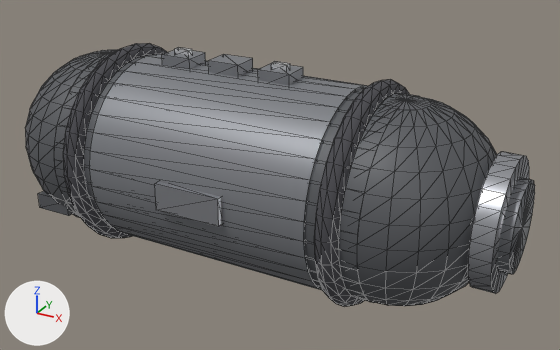
An edit to the glTF model public/models/bluetooth-speaker.glb, drawn before and after from the same camera.
One viewpoint serves both versions: a 50 mm camera at (0.272, -0.448, 0.301) aimed at (0.021, 0.008, 0.073). The axes (+X, +Y, +Z) are drawn at lower left. The lights are the same throughout. The older version comes first. Mesh edges are drawn as thin lines. Vertices at exactly the same position are counted once.

The scene before the commit, as lines of its bpy script (objects in view):
```python
ob_brand_plate = bpy.data.objects.new('brand-plate', me_brand_plate)
ob_brand_plate.location = (0.0, 0.0, 0.0)
ob_button = bpy.data.objects.new('button', me_button)
ob_button.location = (0.0, 0.0, 0.0)
ob_button_001 = bpy.data.objects.new('button.001', me_button_001)
ob_button_001.location = (0.0, 0.0, 0.0)
ob_button_002 = bpy.data.objects.new('button.002', me_button_002)
ob_button_002.location = (0.0, 0.0, 0.0)
ob_cap_001 = bpy.data.objects.new('cap.001', me_cap_001)
ob_cap_001.location = (0.0, 0.0, 0.0)
ob_grille = bpy.data.objects.new('grille', me_grille)
ob_grille.location = (0.0, 0.0, 0.0)
ob_plus = bpy.data.objects.new('plus', me_plus)
ob_plus.location = (0.0, 0.0, 0.0)
ob_radiator = bpy.data.objects.new('radiator', me_radiator)
ob_radiator.location = (0.0, 0.0, 0.0)
ob_radiator_cone = bpy.data.objects.new('radiator-cone', me_radiator_cone)
ob_radiator_cone.location = (0.0, 0.0, 0.0)
# also in view: 'band-left' at (-0.104, 0.0, 0.078); 'port' at (-0.144, -0.05, 0.038); 'band-right' at (0.097, 0.0, 0.078); 'body' at (-0.003, 0.0, 0.078); 'cap' at (-0.123, 0.0, 0.078)
```
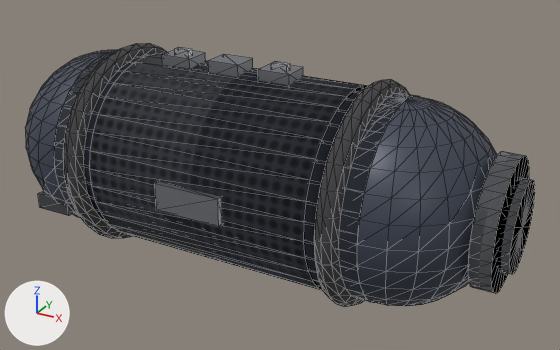
Location of each change, (x1, y1, x2, y2) in pixels of the pictures (560 x 350 px; the box of a moved part takes in the faces that stretch with it):
'grille', surface changed (grey to black): (89, 54, 368, 290) in both
'cap.001', recoloured, surface changed: (354, 95, 497, 302) in both
'body', recoloured, surface changed: (54, 53, 414, 302) in both
'radiator', surface changed (darker): (468, 152, 529, 294) in both
'cap', recoloured, surface changed: (25, 53, 107, 215) in both
'radiator-cone', surface changed: (498, 178, 535, 274) in both
'button.002', surface changed: (258, 64, 303, 85) in both
'button', surface changed: (162, 50, 206, 69) in both
'port', recoloured, surface changed: (38, 191, 73, 216) in both
'plus', surface changed: (271, 61, 289, 70) in both
'minus', surface changed: (175, 47, 191, 56) in both
part 1 of me_body, recoloured: (54, 51, 420, 289) in both
part 3 of me_radiator_cone, moved or reshaped: (509, 180, 535, 274) in both

The change, as a list of edits to the scene's bpy script:
```text
Change mat_black:
    mat_black.base_color: (0.1, 0.105, 0.115) -> (0.055, 0.058, 0.065)  # dark grey #595b5f -> dark grey #424448
    mat_black.roughness: 0.55 -> 0.42
Change mat_graphite:
    mat_graphite.roughness: 0.48 -> 0.4
Change mat_steeldark:
    remove # nodes: BsdfPrincipled, OutputMaterial
    remove # colours: grey #aaacb1
    nodes: BsdfPrincipled, Math x2, Mix, OutputMaterial, SeparateColor, TexImage x2
    colours: grey #a0a2a8
    uses the picture img_image_2
    uses the picture img_image_3
Change mat_steellight:
    remove # nodes: BsdfPrincipled, OutputMaterial
    remove # colours: white #f2f3f5
    nodes: BsdfPrincipled, Math x2, Mix, OutputMaterial, SeparateColor, TexImage x2
    colours: light grey #dadbdd
    uses the picture img_image_2
    uses the picture img_image_3
Add mat_meshmidnight:
    mat_meshmidnight = bpy.data.materials.new('meshMidnight')
    # colours: greyish blue #454b59
    # uses the picture img_image_0
    # uses the picture img_image_1
Change me_body:
    where me_body.from_pydata(...)  # 72 vertices, 136 faces; spans x -0.123..0.116, y -0.07..0.07, z 0.008..0.148
    me_body part 1: 136 faces spanning x -0.123..0.116, y -0.07..0.07, z 0.008..0.148 switch from mat_black (dark grey #595b5f) to mat_midnight (greyish blue #424857)
Change me_cap:
    where me_cap.from_pydata(...)  # 341 vertices, 648 faces; spans x -0.1935..-0.0535, y -0.07..0.07, z 0.0076..0.1476
    remove me_cap.materials.append(mat_black)  # dark grey #595b5f
    add me_cap.materials.append(mat_midnight)  # greyish blue #424857
Change me_cap_001:
    where me_cap_001.from_pydata(...)  # 341 vertices, 648 faces; spans x 0.0465..0.1865, y -0.07..0.07, z 0.0076..0.1476
    remove me_cap_001.materials.append(mat_black)  # dark grey #595b5f
    add me_cap_001.materials.append(mat_midnight)  # greyish blue #424857
Change me_grille:
    where me_grille.from_pydata(...)  # 72 vertices, 136 faces; spans x -0.089..0.082, y -0.071..0.071, z 0.006..0.149
    me_grille part 2: 136 faces spanning x -0.089..0.082, y -0.071..0.071, z 0.006..0.149 switch from mat_graphite (grey #84868b) to mat_meshmidnight
Change me_radiator_cone:
    where me_radiator_cone.from_pydata(...)  # 48 vertices, 88 faces; spans x 0.1875..0.1975, y -0.0297..0.0297, z 0.0476..0.1076
    me_radiator_cone part 3
    44 faces are deleted
    44 new faces join them
Change me_plus:
    where me_plus.from_pydata(...)  # 8 vertices, 12 faces; spans x 0.0205..0.0325, y -0.0025..0.0025, z 0.15407..0.15907
    me_plus part 4: texture (UV) coordinates changed
Change me_minus:
    where me_minus.from_pydata(...)  # 8 vertices, 12 faces; spans x -0.0595..-0.0475, y -0.0025..0.0025, z 0.15407..0.15907
    me_minus part 5: texture (UV) coordinates changed
Change me_brand_plate:
    where me_brand_plate.from_pydata(...)  # 8 vertices, 12 faces; spans x -0.0285..0.0215, y -0.0745..-0.0685, z 0.0676..0.0876
    me_brand_plate part 6: texture (UV) coordinates changed
```
